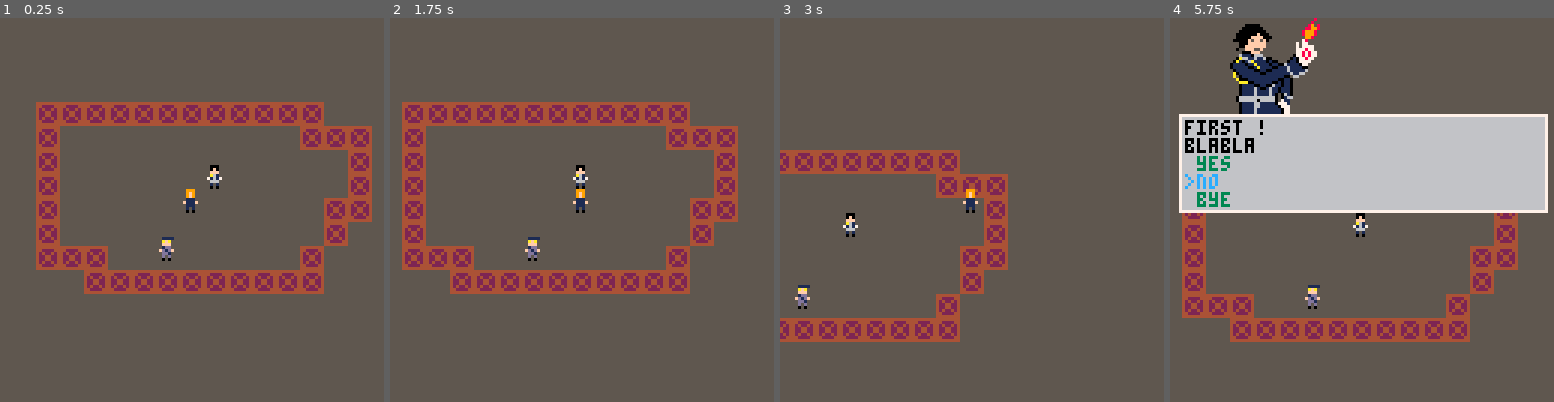
Above: before the commit, frames 1-4 (left to right).
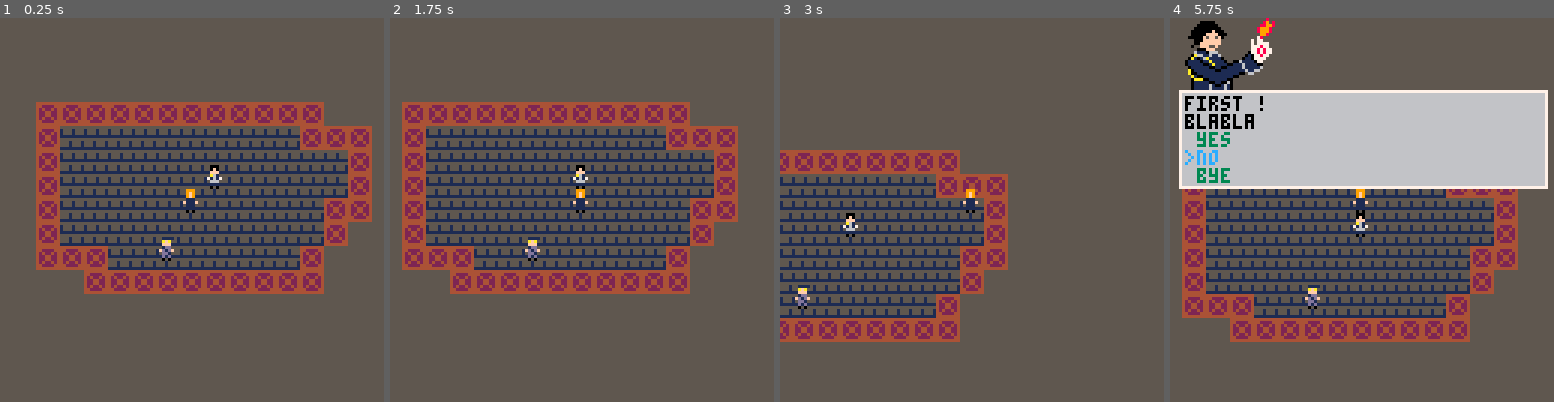
Above: after the commit, the same moments.

Repository: cpiod/mystery-in-amestris
Game: PICO-8 cartridge santa.p8
Two runs of this game, one before a commit and one after it. Both use one fixed random seed, a clock stepped at 60 frames per second and the inputs below.
Inputs:
- Up to frame 1 (0.25 s): no input
- Up to frame 2 (1.75 s): tap O (Z key) at 0.7, 1.7 s; hold Right from 1.6 s (still down)
- Up to frame 3 (3 s): release Right at 2.1 s; tap O (Z key) at 2.1, 2.5, 2.9 s; hold Up 2.15-2.42 s; hold Right from 2.47 s (still down)
- Up to frame 4 (5.75 s): release Right at 3.03 s; hold Left 3.08-3.58 s; tap O (Z key) every 0.4 s from 3.3 to 5.7 s; hold Down 3.63-3.97 s; hold Right 4.02-4.68 s; hold Up 4.73-5.03 s; hold Left 5.08-5.68 s; hold Down from 5.73 s (still down)

The runs differ from the first frame. In frame 1, 9.2% of the frame differs, in the area x 15-91%, y 28-66%; in frame 2, 9.2%; in frame 3, 6.5%; in frame 4, 25%, in the area x 2-99%, y 0-79%.

Commit message:
Portraits update

Diff:
--- a/santa.p8
+++ b/santa.p8
@@ -106,13 +106,13 @@
 pall={pmust}
 slct=1
 
-faces={192,196,200,204}
+faces={208,212,216,220}
 -- nb: text id
 -- d=text, list of lines
 -- a=answers, list of lines
 -- s=current selected answers
 function prt_dial()
- spr(faces[chat],camx+20,camy,4,4)
+ spr(faces[chat],camx+5,camy,4,3)
  local i=0
  for n=1,#d do
   if(sub(d,n,n)=="\n") i+=1
@@ -123,9 +123,9 @@
   end
  end
  local maxy=8+6*(i+#a)
- rectfill(3+camx,32+camy,125+camx,maxy+camy+32,6)
- rect(3+camx,32+camy,125+camx,maxy+camy+32,7)
- cursor(5+camx,34+camy,0)
+ rectfill(3+camx,24+camy,125+camx,maxy+camy+24,6)
+ rect(3+camx,24+camy,125+camx,maxy+camy+24,7)
+ cursor(5+camx,26+camy,0)
  print(d)
  for i=1,#a do
   if i==slct then
Not shown, changed: 38 lines of the sprite sheet (__gfx__) section of santa.p8
Not shown, changed: atlas.aseprite
Not shown, changed: atlas.png
